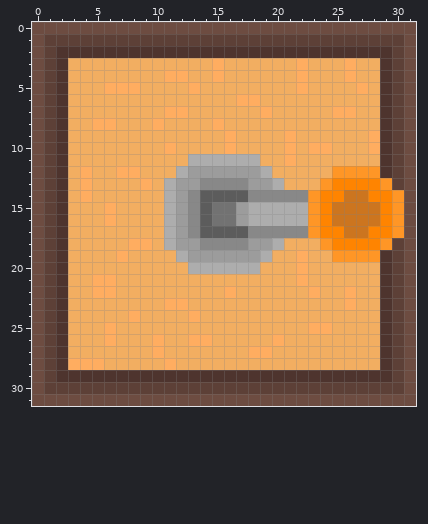
Pixel-art sprite: Insdustrial/Images/Objects/EnergyHandGenerator.png. That is the earlier state.
The file is 32x32 pixels.
The same view after the edit:
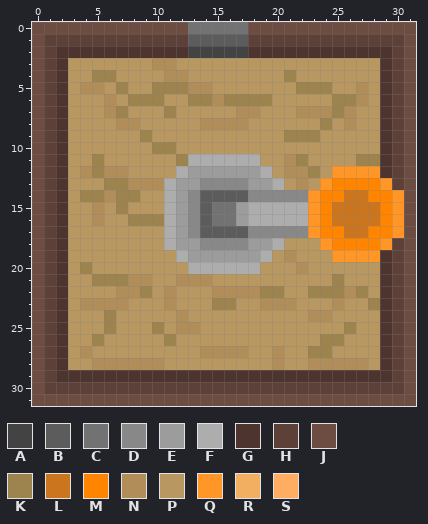
Palette (. is transparent): A #434343  B #5c5c5c  C #727272  D #888888  E #9c9c9c  F #adadad  G #4e342e  H #5d4037  J #6d4c41  K #9d834e  L #cc751f  M #ff8400  N #b08d59  P #b99760  Q #ff9626  R #f2ae61  S #ffad60
Change:
Changed rows in their new state; - is an unchanged pixel.
first column x 3:
 0 ----------CCCCC-----------
 1 ----------BBBBB-----------
 2 ----------AAAAA-----------
 3 PPPPPPPNNPPPPPPPPPPPPPPPPP
 4 PPKKPPPPNNPPPPPPPPKPPPPPPP
 5 PNNPKPPKKKNNPPPPPPPKKKPPNP
 6 PPPNPKKKPPKKNKKKKPPPPPKKNP
 7 PPPNKPPPKPPPPPNNPPPNNNKNPP
 8 PPPPNNPPPPPNNNNPPPPPPKPNPP
 9 PPPPPPKPPPPPPPPPPPKKKPPPPP
10 PPPPPPPKKPPPPPPPPPPPPPPPPP
11 PPKPPPPPPK------PPNKPPPPKK
12 PNKNNPPPP--------PNNKP----
13 PPPKKNNN----------PNP-----
14 PKKNKKPP------------------
15 PPNPKPPP------------------
16 PPNPPKKK------------------
17 PPPPPPPP------------------
18 PPPPPPPP----------PPP-----
19 PPPPPPPPP--------PNPPP----
20 PKPPPPPPPP------PPPNPPPPPP
21 PPKKKNNPPNNNPPPPPPPPPPKPPP
22 PPPPNNKPNPPPNNNNKKPPKKKNKP
23 PNNNNPPPNPPPKKPPNNNPPPNPPK
24 PPPKPPPPPNPPPPPPPPPPNNPPPP
25 PPPKPPPKPNNPPPPPPPPPPPPKPP
26 PPKPPPPPKPPPPPPPPPPPPKKPPP
27 PNPPPPPPPPPNNNNPPNPPKKPPPP
28 PPNNNNNNPPPPPPPPPNPPNNNNNP
Changed places in both pictures, as pixel boxes (x1, y1, x2, y2):
changed: (68, 22, 380, 370)
